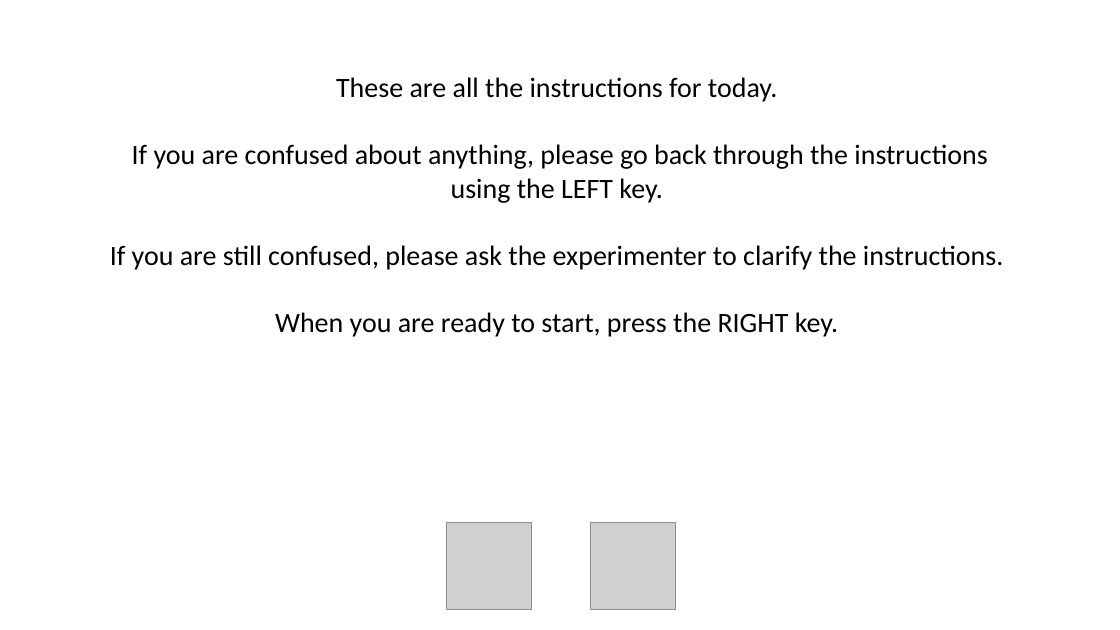
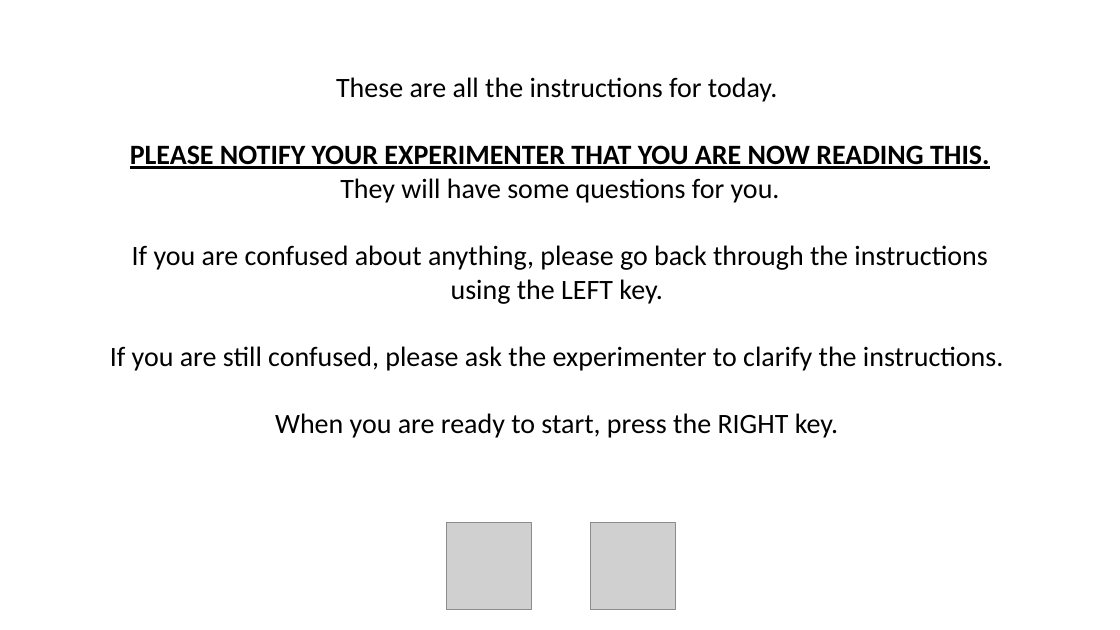
Before and after one commit to seandamiandevine/EffEMG, a slide deck: slide 16 of task/exp2/instructions/instructions.pptx. Drawn at 1120x630 pixels with LibreOffice and Linux fonts; fonts in the diff are those of the drawing; grey boxes stand for pictures. Boxes give left, top, right and bottom in pixels: in the first picture for what was removed or moved away, otherwise in the second. Text is boxed around its words. In the diff, an @@ line names an element or a change of style, - is before the commit and + after.

```diff
--- a/task/exp2/instructions/instructions.pptx
+++ b/task/exp2/instructions/instructions.pptx
@@ text at [130,145,990,203]: paragraph added @@
+PLEASE NOTIFY YOUR EXPERIMENTER THAT YOU ARE NOW READING THIS. They will have some questions for you.
```
Also in this commit, not shown: 10 other files.
